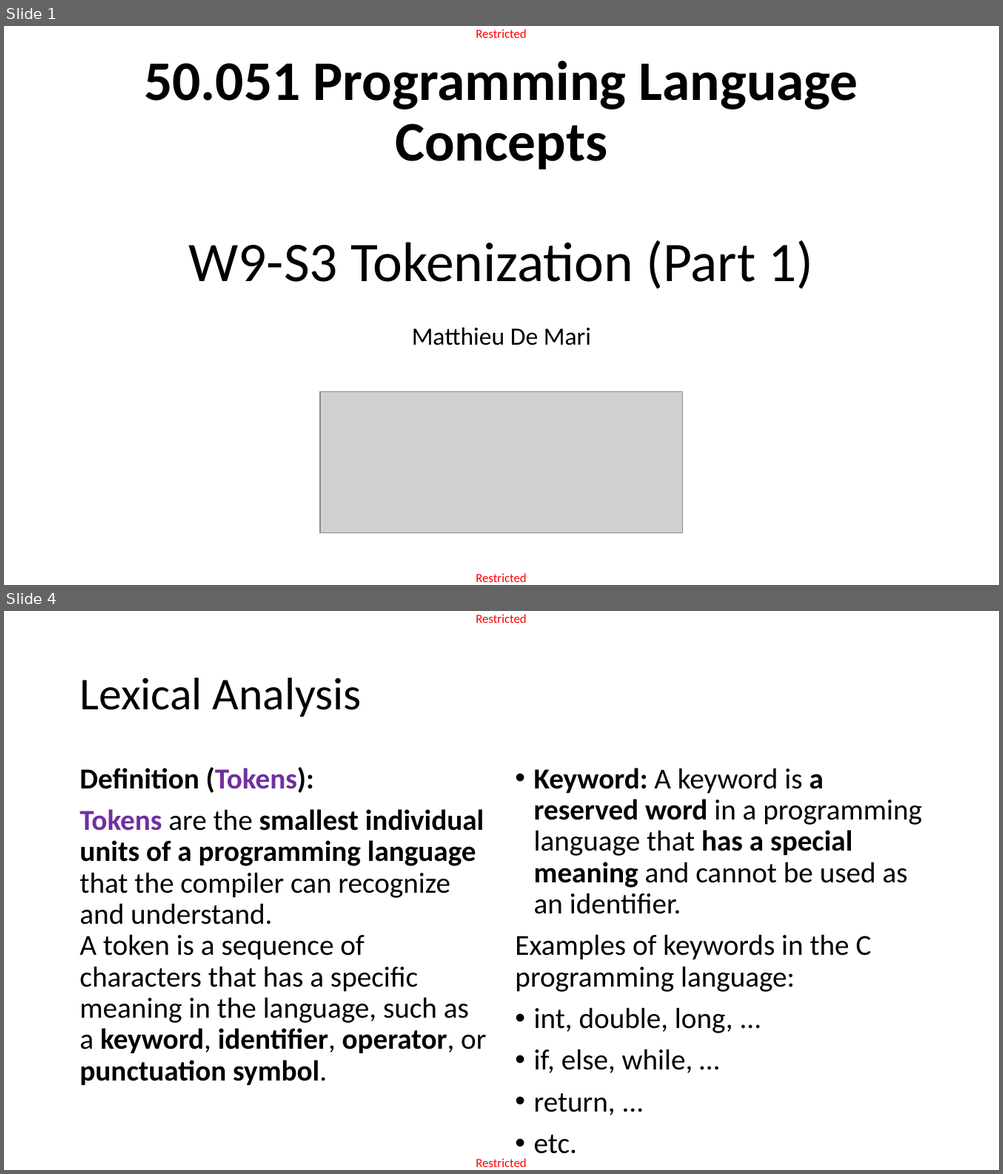
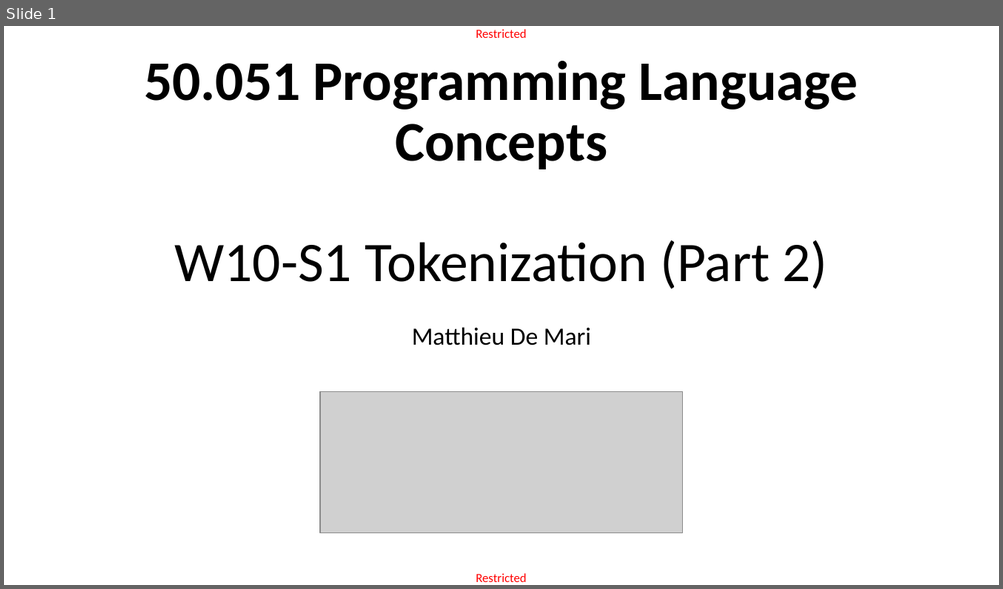
Before and after one commit to matthieudemari/SUTD_PLC_50_051, a slide deck: W10/W10S1/W10S1.pptx. Shown one above the other, each under a label of ours: slides 1 and 4 before the commit, slide 1 after it; the slides between them are not shown. The pictures are 1003x1174 and 1003x589 pixels, drawn with LibreOffice and Linux fonts; fonts in the diff are those of the drawing; grey boxes stand for pictures. Boxes give left, top, right and bottom in pixels: in the first picture for what was removed or moved away, otherwise in the second. Text is boxed around its words. In the diff, an @@ line names an element or a change of style, - is before the commit and + after.

Commit message:
Continued working on Tokenization for W10S1.

```diff
--- a/W10/W10S1/W10S1.pptx
+++ b/W10/W10S1/W10S1.pptx
@@ slide 4 removed at (4,611,999,1170), background #FFFFFF; not listed: 2 template elements that a slide beside it also shows @@
@@ title removed at (79,678,361,717) @@
-Lexical Analysis
@@ text removed at (79,767,486,1085) @@
-Definition (Tokens):
-Tokens are the smallest individual units of a programming language that the compiler can recognize and understand.
-A token is a sequence of characters that has a specific meaning in the language, such as a keyword, identifier, operator, or punctuation symbol.
@@ text removed at (515,768,922,1154) @@
-• Keyword: A keyword is a reserved word in a programming language that has a special meaning and cannot be used as an identifier.
-Examples of keywords in the C programming language:
-• int, double, long, ...
-• if, else, while, …
-• return, ...
-• etc.
@@ slide 1 changed as well @@
@@ title at (144,61,858,289): text changed @@
-50.051 Programming Language Concepts
-W9-S3 Tokenization (Part 1)
+50.051 Programming Language Concepts
+W10-S1 Tokenization (Part 2)
```
Also in this commit, not shown: 4 slides added, 46 other slides removed, 4 other files.
